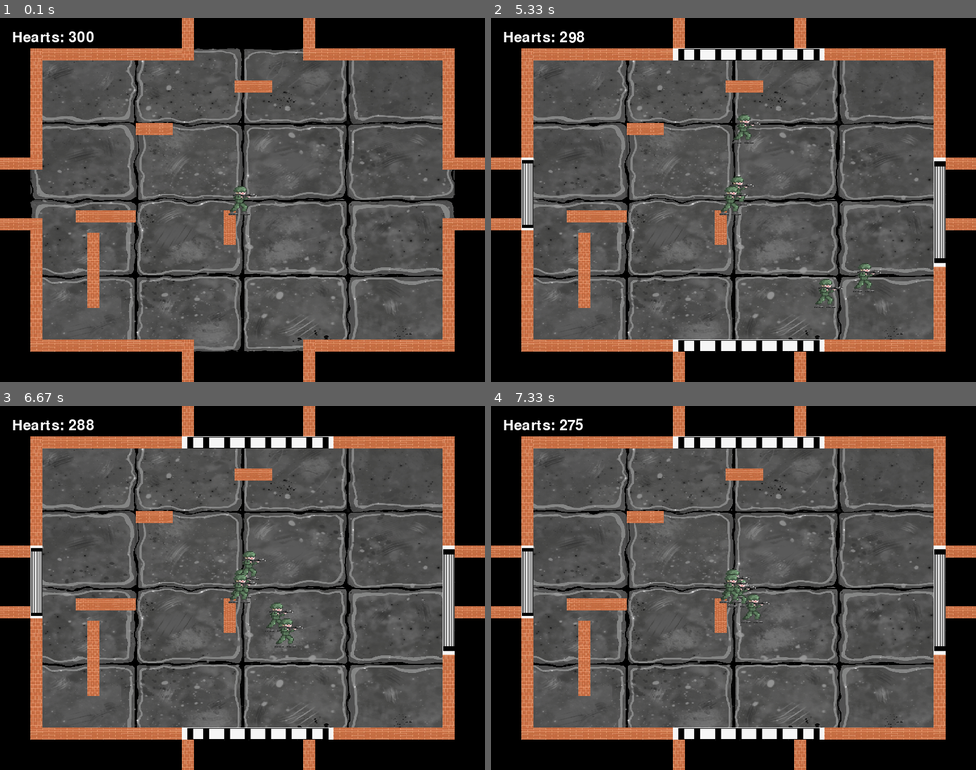
Above: before the commit, frames 1-4 (two rows, left to right).
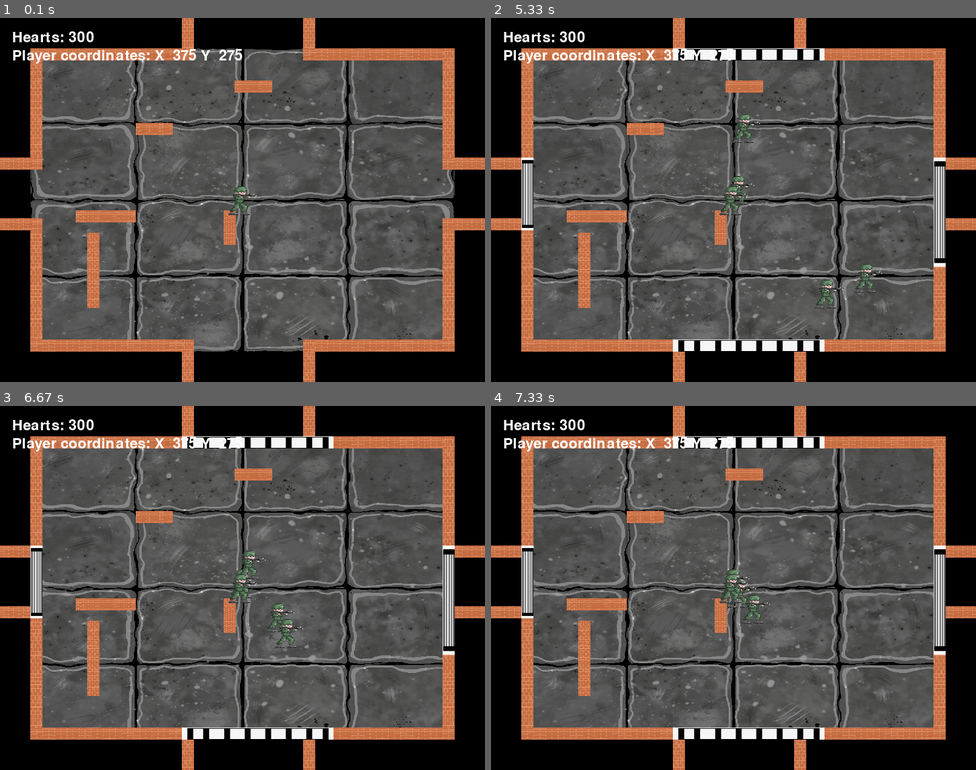
Above: after the commit, the same moments.

Repository: ML642/Pygame-Project
Game: pygame game, started from Maingame.py
The game is run twice, just before and just after one commit, with the same random seed, the same clock (stepped at 60 frames per second) and the same inputs.
Inputs:
- Up to frame 1 (0.1 s): no input
- Up to frame 2 (5.33 s): tap Enter at 0.33 s
- Up to frame 3 (6.67 s): no input
- Up to frame 4 (7.33 s): no input

The runs differ from the first frame. In frame 1, 0.6% of the frame differs, in the area x 2-94%, y 8-92%; in frame 2, 1.0%, in the area x 2-94%, y 3-92%; in frame 3, 0.9%; in frame 4, 0.8%.

Commit message:
adds the camera movement

Diff:
--- a/Maingame.py
+++ b/Maingame.py
@@ -3,7 +3,7 @@
 import math
 from player import Player
 from enemy import Enemy
-
+from camera import Camera
 
 pygame.init()
 screen = pygame.display.set_mode((800, 600))
@@ -15,6 +15,7 @@
 GREEN = (0, 255, 0)
 BLUE = (0, 0, 255)
 WHITE = (255, 255, 255)
+camera = Camera(800,600 , 2000,2000)
 
 ROOM_WIDTH, ROOM_HEIGHT = 700, 500
 CELL_SIZE = 40
@@ -135,30 +136,31 @@
 
 running = True
 stop = False
+# ... (keep all your previous code until the main loop)
+
+running = True
+stop = False
 while running:
-
-  if stop == False:
-    floors.draw(screen)
-    for event in pygame.event.get():
-        if event.type == pygame.QUIT:
-            running = False
-        elif event.type == pygame.KEYDOWN:
-            if event.key == pygame.K_ESCAPE:
+    if stop == False:
+        for event in pygame.event.get():
+            if event.type == pygame.QUIT:
                 running = False
-    #when there are no enemies adds more
-    if enemies_counter > 0 :
-        for wall in walls :
-            if isinstance(wall, Gate):
-                if wall.is_open == True   :
+            elif event.type == pygame.KEYDOWN:
+                if event.key == pygame.K_ESCAPE:
+                    running = False
+
+        # Game logic updates
+        if enemies_counter > 0:
+            for wall in walls:
+                if isinstance(wall, Gate) and wall.is_open:
                     wall.toogle(walls)
-                #print(wall.is_open)
-   # print(enemies_counter)
-    if enemies_counter <=0 :
-        for wall in walls :
-                 if isinstance(wall, Gate):
-                     if wall.is_open == False  :
-                      wall.toogle(walls)
-    if enemies_counter <= 0 and pygame.time.get_ticks() - last_spawn_time > spawn_delay:
+
+        if enemies_counter <= 0:
+            for wall in walls:
+                if isinstance(wall, Gate) and not wall.is_open:
+                    wall.toogle(walls)
+
+        if enemies_counter <= 0 and pygame.time.get_ticks() - last_spawn_time > spawn_delay:
             enemies_counter = random.randint(1, 6)
             enemies_to_spawn = enemies_counter
             last_spawn_time = pygame.time.get_ticks()
@@ -168,35 +170,32 @@
                 y = random.randint(100, 500)
                 enemy = Enemy(x, y)
 
-                # Check collision with all walls
-                collision = False
-                for wall in walls:
-                    if enemy.rect.colliderect(wall.rect):
-                        collision = True
-                        break
-
-                if not collision:
+                if not any(enemy.rect.colliderect(wall.rect) for wall in walls):
                     enemies.add(enemy)
                     enemies_to_spawn -= 1
 
-    mouse_buttons = pygame.mouse.get_pressed()
-    if mouse_buttons[0]:  # Left click
-        mx, my = pygame.mouse.get_pos()
-        dx = mx - player.rect.centerx
-        dy = my - player.rect.centery
-        dist = max(1, math.sqrt(dx*dx + dy*dy))
-        player.shoot((dx/dist, dy/dist))
-
-
-    player.update(walls)
-    enemies.update(player, walls)
-
-
-    for tear in player.tears[:]:
-        if tear.update():
+        # Player input and updates
+        mouse_buttons = pygame.mouse.get_pressed()
+        if mouse_buttons[0]:  # Left click
+    # Get mouse position in WORLD coordinates
+          mouse_world_x = pygame.mouse.get_pos()[0] - camera.camera.x
+          mouse_world_y = pygame.mouse.get_pos()[1] - camera.camera.y
+
+    # Calculate direction relative to player's WORLD position
+          dx = mouse_world_x - player.rect.centerx
+          dy = mouse_world_y - player.rect.centery
+          dist = max(1, math.sqrt(dx*dx + dy*dy))
+          player.shoot((dx/dist, dy/dist))
+        player.update(walls)
+        camera.update(player)
+
+
+        screen.fill(BLACK)
+        for tear in player.tears[:]:
+         if tear.update():
             if tear in player.tears:
                 player.tears.remove(tear)
-        else:
+         else:
             for enemy in enemies:
                 if tear.rect.colliderect(enemy.rect):
                     enemy.health -= 1
@@ -207,40 +206,49 @@
                         kills +=1
                         enemies_counter -=1
                     break
-    for tear in player.tears[:] :
-        for wall in walls :
-           if tear.rect.colliderect(wall.rect) :
-                if tear in player.tears:
-                  player.tears.remove(tear)
-
-    for enemy in enemies:
-        if player.rect.colliderect(enemy.rect):
-            player.health -= 0.1
-
-
-    screen.fill(BLACK)
-
-    for x in range(50, 750, CELL_SIZE):
-        pygame.draw.line(screen, (50, 50, 50), (x, 50), (x, 550))
-    for y in range(50, 550, CELL_SIZE):
-        pygame.draw.line(screen, (50, 50, 50), (50, y), (750, y))
-
-    floors.draw(screen)
-    walls.draw(screen)
-    enemies.draw(screen)
-    for tear in player.tears:
-        screen.blit(tear.image, tear.rect)
-    screen.blit(player.image, player.rect)
-
-
-    font = pygame.font.SysFont(None, 36)
-    health_text = font.render(f"Hearts: {int(player.health)}", True, WHITE)
-    screen.blit(health_text, (20, 20))
-    if player.health <= 1 :
-        pygame.quit()
-  if stop == True :
-      {}
-  pygame.display.flip()
-  clock.tick(60)
+
+        for floor in floors:
+            screen.blit(floor.image, camera.apply(floor))
+
+
+
+
+        for wall in walls:
+            screen.blit(wall.image, camera.apply(wall))
+
+
+        for enemy in enemies:
+            screen.blit(enemy.image, camera.apply(enemy))
+
+
+        screen.blit(player.image, camera.apply(player))
+
+        # Draw tears with camera offset
+        for tear in player.tears:
+            adjusted_pos = tear.rect.topleft + pygame.math.Vector2(camera.camera.topleft)
+            screen.blit(tear.image, adjusted_pos)
+
+        # Collision detection and game logic
+        enemies.update(player, walls)
+
+        for tear in player.tears[:]:
+            tear.update()
+            for wall in walls:
+                if tear.rect.colliderect(wall.rect):
+                    player.tears.remove(tear)
+                    break
+
+        # Health and UI elements (drawn without camera offset)
+        font = pygame.font.SysFont(None, 36)
+        health_text = font.render(f"Hearts: {int(player.health)}", True, WHITE)
+        coordinates  = font.render(f"Player coordinates: X  {int(player.rect.x)} Y  {int(player.rect.y)}", True, WHITE)
+
+        screen.blit(health_text, (20, 20))
+        screen.blit(coordinates, (20, 50))
+        if player.health <= 1:
+            pygame.quit()
+
+    pygame.display.flip()
+    clock.tick(60)
 
 pygame.quit()
--- /dev/null
+++ b/camera.py
@@ -0,0 +1,22 @@
+import pygame
+class Camera:
+    def __init__(self, screen_width, screen_height, world_width, world_height):
+        self.camera = pygame.Rect(0, 0, screen_width, screen_height)
+        self.screen_width = screen_width
+        self.screen_height = screen_height
+        self.world_width = world_width
+        self.world_height = world_height
+
+    def apply(self, entity):
+        return entity.rect.move(self.camera.topleft)
+
+    def update(self, target):
+        x = -target.rect.centerx + self.screen_width // 2
+        y = -target.rect.centery + self.screen_height // 2
+
+        # Limit camera to world bounds
+
+        x = max(-(self.world_width - self.screen_width), x)  # Right
+        y = max(-(self.world_height - self.screen_height), y)  # Bottom
+
+        self.camera = pygame.Rect(x, y, self.world_width, self.world_height)
